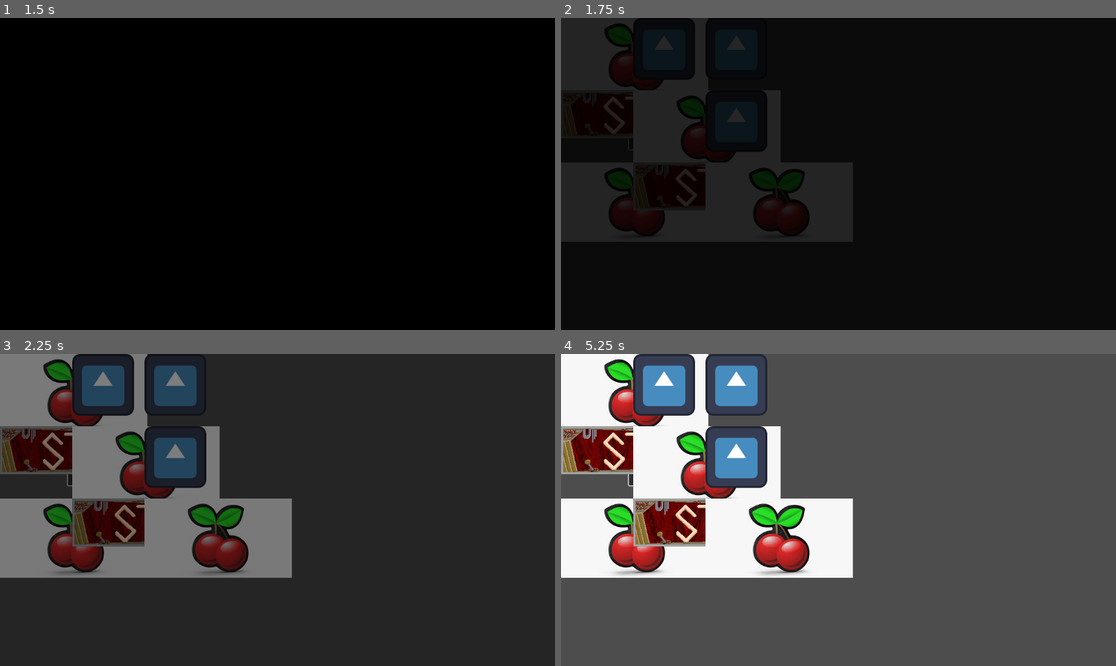
Above: before the commit, frames 1-4 (two rows, left to right).
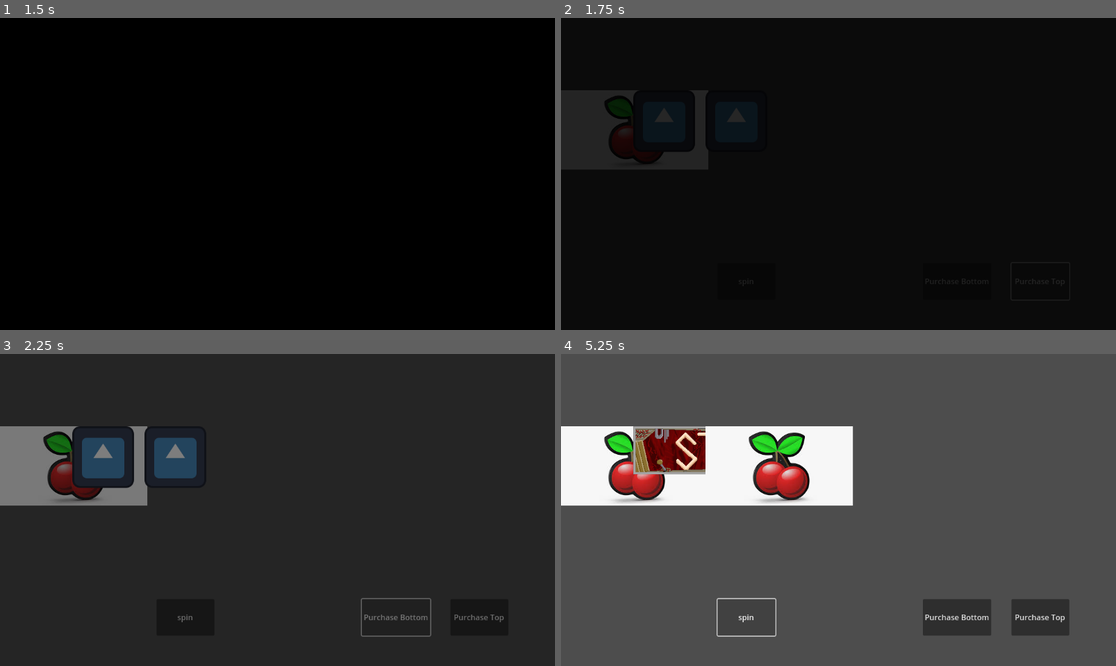
Above: after the commit, the same moments.

Repository: ZaneSoCool/GDaM-Mega-Collab-Fall-2025
Game: Godot game, scene res://Scenes/SlotMachine.tscn
The game is run twice, just before and just after one commit, with the same random seed, the same clock (stepped at 60 frames per second) and the same inputs. The engine's default icon, where the game draws it, is replaced by a stand-in: a white triangle on a blue panel in a dark square.
Inputs (mouse positions are in pixels of both pictures, inside the frame that each line leads up to; where the layout moved, square brackets give the same spot in the first picture):
- Up to frame 1 (1.5 s): click (183, 280) [94, 130] at 0.5 s; click (477, 280) at 1.25 s, where only the run after the commit has a clickable "Purchase Top"
- Up to frame 2 (1.75 s): no input
- Up to frame 3 (2.25 s): click (394, 616) at 2 s, where only the run after the commit has a clickable "Purchase Bottom"
- Up to frame 4 (5.25 s): click (744, 616) [655, 466] at 2.75 s; click (1038, 616) at 3.5 s, where only the run after the commit has a clickable "Purchase Top"; click (955, 616) at 4.25 s, where only the run after the commit has a clickable "Purchase Bottom"; click (744, 616) [655, 466] at 5 s

Frame 1 is identical in both runs. In frame 2, 16% of the frame differs, in the area x 0-53%, y 0-72%; in frame 3, 25%; in frame 4, 33%, in the area x 0-92%, y 0-91%.

Commit message:
almost working slot Machine?

Diff:
--- a/Scenes/SlotMachine.tscn
+++ b/Scenes/SlotMachine.tscn
@@ -18,15 +18,41 @@
 
 [node name="SpinButton" type="Button" parent="."]
 layout_mode = 0
-offset_left = 141.0
-offset_top = 197.0
-offset_right = 261.0
-offset_bottom = 273.0
+offset_left = 325.0
+offset_top = 509.0
+offset_right = 445.0
+offset_bottom = 584.99994
+text = "spin"
+
+[node name="PurchaseTopButton" type="Button" parent="."]
+layout_mode = 0
+offset_left = 935.0
+offset_top = 509.0
+offset_right = 1055.0
+offset_bottom = 584.99994
+text = "Purchase Top"
+
+[node name="PurchaseBottomButton" type="Button" parent="."]
+layout_mode = 0
+offset_left = 751.0
+offset_top = 509.0
+offset_right = 893.0
+offset_bottom = 584.99994
+text = "Purchase Bottom"
 
 [node name="VBoxContainer" type="VBoxContainer" parent="."]
-layout_mode = 0
-offset_right = 40.0
-offset_bottom = 40.0
+layout_mode = 1
+anchors_preset = 8
+anchor_left = 0.5
+anchor_top = 0.5
+anchor_right = 0.5
+anchor_bottom = 0.5
+offset_left = -20.0
+offset_top = -20.0
+offset_right = 1135.0
+offset_bottom = 420.0
+grow_horizontal = 2
+grow_vertical = 2
 mouse_filter = 2
 theme_override_constants/separation = 150
 
@@ -70,3 +96,5 @@
 layout_mode = 2
 
 [connection signal="pressed" from="SpinButton" to="." method="_on_spin_button_pressed"]
+[connection signal="pressed" from="PurchaseTopButton" to="." method="_on_purchase_top_button_pressed"]
+[connection signal="pressed" from="PurchaseBottomButton" to="." method="_on_purchase_bottom_button_pressed"]
--- a/Scripts/slotMachine.gd
+++ b/Scripts/slotMachine.gd
@@ -1,8 +1,10 @@
 extends Control
 
 @onready var v_box_container: VBoxContainer = $VBoxContainer
+@export var symbols : Array[Texture]
 
-@export var symbols : Array[Texture]
+@export var purchasedTop : bool = false
+@export var purchasedBottom : bool = false
 
 var slots = {
 	0 : [],
@@ -24,10 +26,15 @@
 	readSlots()
 
 func getSlots():
-	for i in v_box_container.get_children().size():
+	for i in slots.size():
 		var hbox = v_box_container.get_child(i)
 		for slot in hbox.get_children():
 			slots.get(i).append(slot)
+
+	if !purchasedTop:
+		slots[0].clear()
+	if !purchasedBottom:
+		slots[2].clear()
 
 func readSlots():
 	var wins = 0
@@ -36,10 +43,47 @@
 	realSymbols.remove_at(4)
 
 	for symbol in realSymbols: #loop through each of the 4 symbols
-		pass #TODO: FIGURE OUT QUANTIY OF WINS
+		for i in range(-1, 2): #loop through 3 rows
+			var x = 0
+			var y1 = 1
+			if y1+i >= 0 and y1+i < 3 and checkSlot(symbol, x, y1): #check if row is valid
+				for j in range(-1, 2): #loop through 3 rows
+					x = 1
+					var y2 = y1 + i
+					if y2+j >= 0 and y2+j < 3 and checkSlot(symbol, x, y2): #check if row is valid
+						for k in range(-1, 2): #loop through 3 rows
+							x = 2
+							var y3 = y2 + j
+							if y3+k >= 0 and y3+k < 3 and checkSlot(symbol, x, y3): #check if row is valid
+								wins += 1
+
+#for each symbol:
+	#for each thing in column check if valid from top to bottom:
+		#check if its matching symbol if so:
+			#check if row above and horizontal and below are valid and have matching symbol:
+				#if so check if row above and horizontal and below are valid and have matching symbol:
+					#IF SO wins += 1
+
 
 	print(wins)
 	giveRewards(wins)
 
 func giveRewards(wins : int):
 	pass
+
+func _on_purchase_top_button_pressed() -> void:
+	#if Global.vitality > 20:
+		Global.vitality -= 20
+		purchasedTop = true
+
+func _on_purchase_bottom_button_pressed() -> void:
+	#if Global.vitality > 20:
+		Global.vitality -= 20
+		purchasedBottom = true
+
+func checkSlot(symbol : Texture, x, y): #returns true if slot matches symbol
+	if slots[x].is_empty():
+		return false
+	elif slots[x][y] == symbol or slots[x][y] == symbols[4]:
+		return true
+	return false
